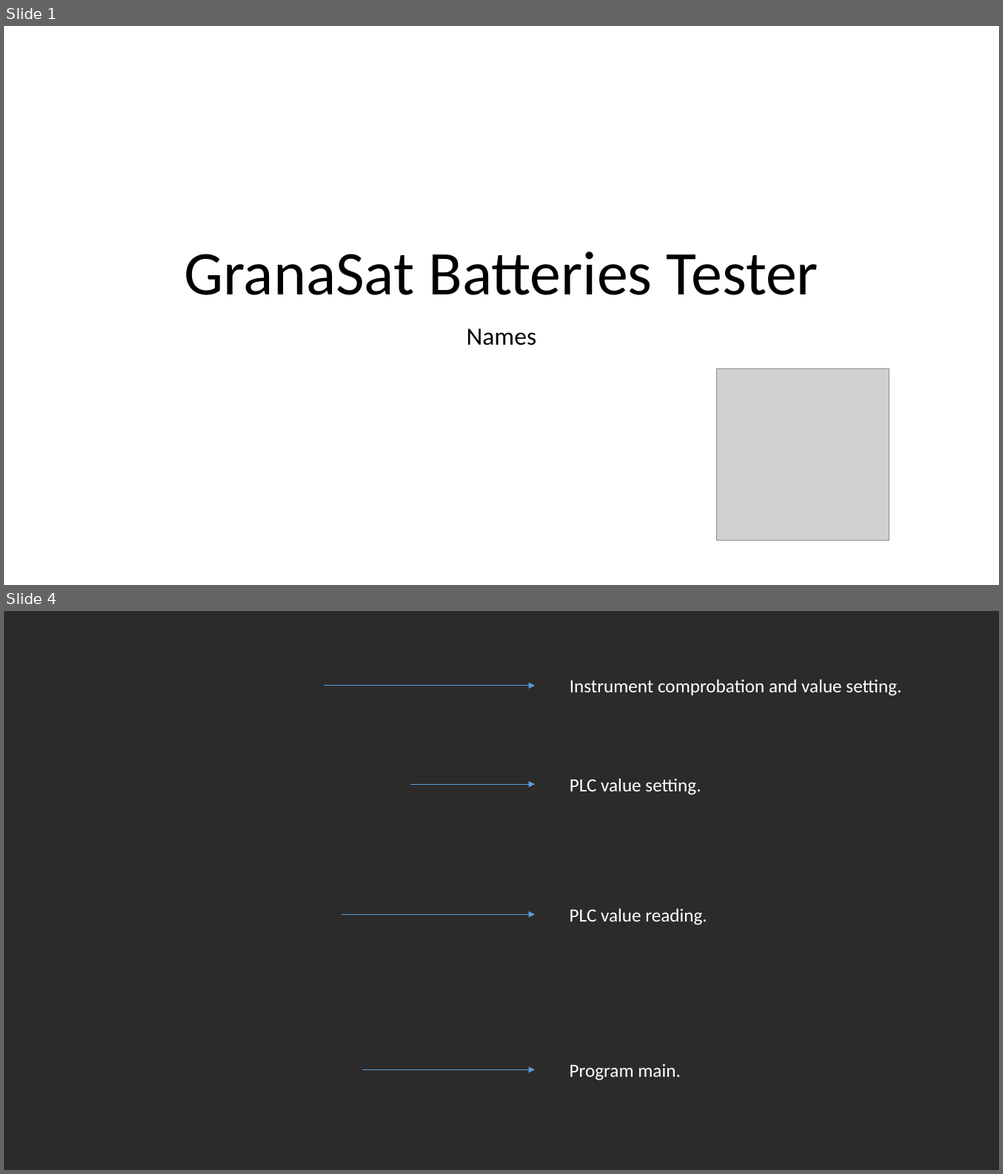
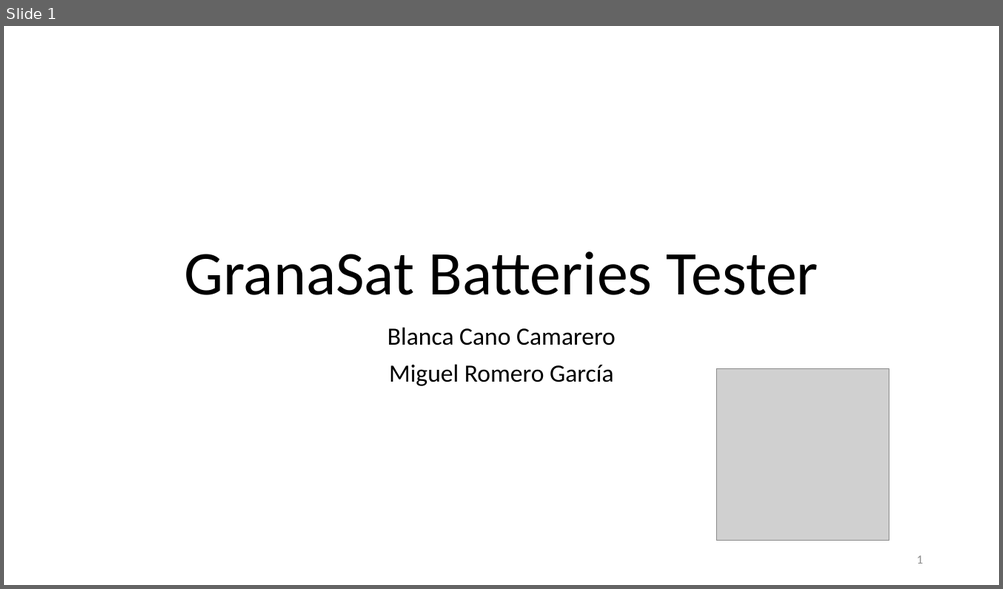
Before and after one commit to BlancaCC/granaSat_batteries, a slide deck: presentacion1/GranaSat Batteries Tester.pptx. Shown one above the other, each under a label of ours: slides 1 and 4 before the commit, slide 1 after it; the slides between them are not shown. The pictures are 1003x1174 and 1003x589 pixels, drawn with LibreOffice and Linux fonts; fonts in the diff are those of the drawing; grey boxes stand for pictures; background and template pictures are left out; a plain dark background stands for a picture behind light text. Boxes give left, top, right and bottom in pixels: in the first picture for what was removed or moved away, otherwise in the second. Text is boxed around its words. In the diff, an @@ line names an element or a change of style, - is before the commit and + after.

```diff
--- a/presentacion1/GranaSat Batteries Tester.pptx
+++ b/presentacion1/GranaSat Batteries Tester.pptx
@@ slide 4 removed at (4, 611, 999, 1170), background picture (left out) @@
@@ arrow removed from (324, 686) to (535, 686) @@
@@ text removed at (569, 679, 901, 696) @@
-Instrument comprobation and value setting.
@@ arrow removed from (410, 784) to (535, 784) @@
@@ text removed at (569, 778, 700, 795) @@
-PLC value setting.
@@ arrow removed from (341, 914) to (535, 914) @@
@@ text removed at (569, 908, 706, 925) @@
-PLC value reading.
@@ arrow removed from (362, 1070) to (535, 1070) @@
@@ text removed at (569, 1064, 680, 1081) @@
-Program main.
@@ slide 1 changed as well @@
@@ subtitle at (387, 327, 615, 386): text changed @@
-Names
+Blanca Cano Camarero
+Miguel Romero García
@@ page number added at (916, 556, 922, 564), 12 pt, text #8C8C8C @@
+1
```
Also in this commit, not shown: 2 other slides changed, 6 slides added, 12 other slides removed, 2 other files.
